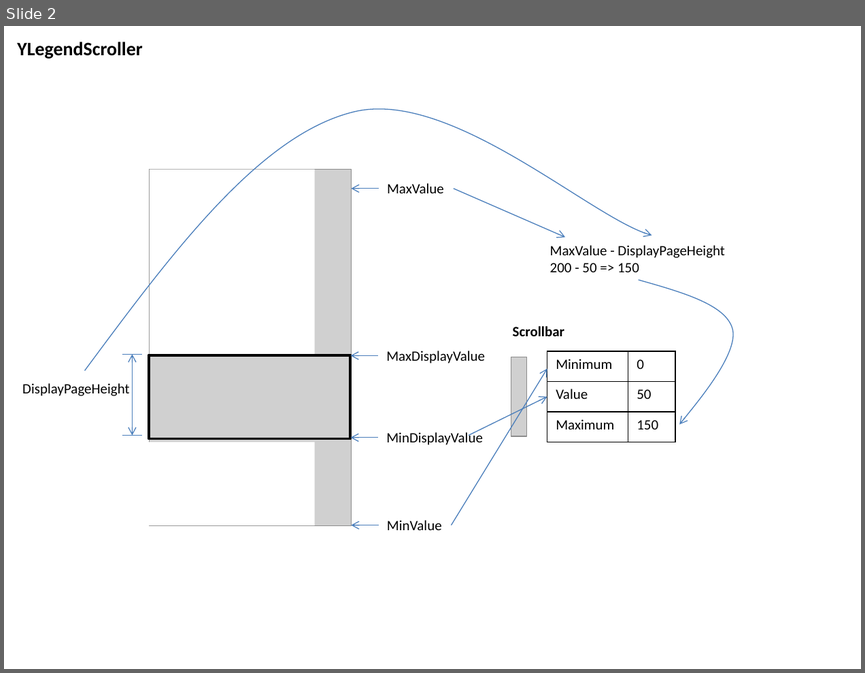
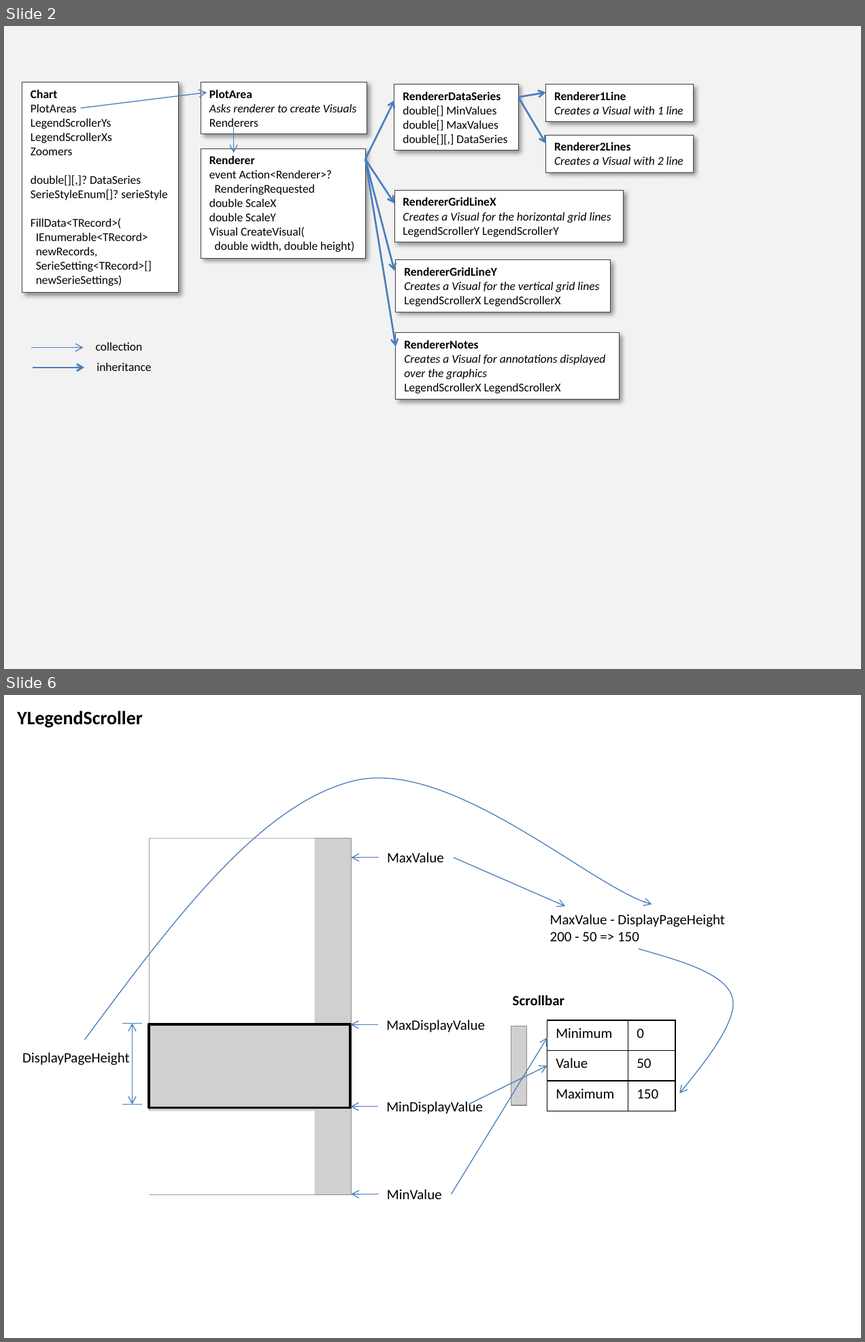
Before and after one commit to PeterHuberSg/XYGraphLib, a slide deck: XYGraphDesign1.pptx. Shown one above the other, each under a label of ours: slide 2 before the commit, slides 2 and 6 after it; the slides between them are not shown. The pictures are 865x673 and 865x1342 pixels, drawn with LibreOffice and Linux fonts; fonts in the diff are those of the drawing; grey boxes stand for pictures. Boxes give left, top, right and bottom in pixels: in the first picture for what was removed or moved away, otherwise in the second. Text is boxed around its words. In the diff, an @@ line names an element or a change of style, - is before the commit and + after.

Commit message:
Initial code for LegendXString, before changing SerieSetting to support strings instead doubles for x axis

```diff
--- a/XYGraphDesign1.pptx
+++ b/XYGraphDesign1.pptx
@@ slide 2 added at [4, 26, 861, 669], background #F2F2F2 @@
@@ rectangle added at [22, 82, 179, 293], fill #FFFFFF, outline #404040 0.75 pt, 10 pt, text #000000 @@
+Chart
+PlotAreas
+LegendScrollerYs
+LegendScrollerXs
+Zoomers
+double[][,]? DataSeries
+SerieStyleEnum[]? serieStyle
+FillData<TRecord>(
+IEnumerable<TRecord>
+newRecords,
+SerieSetting<TRecord>[]
+newSerieSettings)
@@ rectangle added at [201, 82, 367, 134], fill #FFFFFF, outline #404040 0.75 pt, 10 pt, text #000000, italic @@
+PlotArea
+Asks renderer to create Visuals
+Renderers
@@ rectangle added at [395, 84, 519, 150], fill #FFFFFF, outline #404040 0.75 pt, 10 pt, text #000000 @@
+RendererDataSeries
+double[] MinValues
+double[] MaxValues
+double[][,] DataSeries
@@ rectangle added at [545, 84, 693, 122], fill #FFFFFF, outline #404040 0.75 pt, 10 pt, text #000000, italic @@
+Renderer1Line
+Creates a Visual with 1 line
@@ arrow added from (80, 108) to (207, 93), #4B7EBC 0.75 pt @@
@@ arrow added from (366, 159) to (395, 101), #4B7EBC 1.5 pt @@
@@ arrow added from (518, 97) to (545, 93), #4B7EBC 1.5 pt @@
@@ arrow added from (518, 97) to (545, 144), #4B7EBC 1.5 pt @@
@@ arrow added from (234, 127) to (234, 152), #4B7EBC 0.75 pt @@
@@ rectangle added at [545, 135, 693, 172], fill #FFFFFF, outline #404040 0.75 pt, 10 pt, text #000000, italic @@
+Renderer2Lines
+Creates a Visual with 2 line
@@ rectangle added at [201, 148, 366, 258], fill #FFFFFF, outline #404040 0.75 pt, 10 pt, text #000000 @@
+Renderer
+event Action<Renderer>?
+RenderingRequested
+double ScaleX
+double ScaleY
+Visual CreateVisual(
+double width, double height)
@@ arrow added from (366, 159) to (395, 203), #4B7EBC 1.5 pt @@
@@ arrow added from (366, 159) to (395, 270), #4B7EBC 1.5 pt @@
@@ arrow added from (366, 159) to (396, 346), #4B7EBC 1.5 pt @@
@@ rectangle added at [395, 190, 623, 242], fill #FFFFFF, outline #404040 0.75 pt, 10 pt, text #000000 @@
+RendererGridLineX
+Creates a Visual for the horizontal grid lines
+LegendScrollerY LegendScrollerY
@@ rectangle added at [396, 260, 611, 312], fill #FFFFFF, outline #404040 0.75 pt, 10 pt, text #000000 @@
+RendererGridLineY
+Creates a Visual for the vertical grid lines
+LegendScrollerX LegendScrollerX
@@ arrow added from (31, 347) to (84, 347), #4B7EBC 0.75 pt @@
@@ text added at [96, 342, 143, 350], 10 pt, text #000000 @@
+collection
@@ rectangle added at [396, 333, 619, 399], fill #FFFFFF, outline #404040 0.75 pt, 10 pt, text #000000, italic @@
+RendererNotes
+Creates a Visual for annotations displayed
+over the graphics
+LegendScrollerX LegendScrollerX
@@ arrow added from (33, 367) to (84, 367), #4B7EBC 1.5 pt @@
@@ text added at [96, 363, 151, 371], 10 pt, text #000000 @@
+inheritance
@@ what was slide 2 is now slide 6 @@
```
Also in this commit, not shown: 1 slide changed, 3 other slides added, 1 slide removed, 31 other files.
